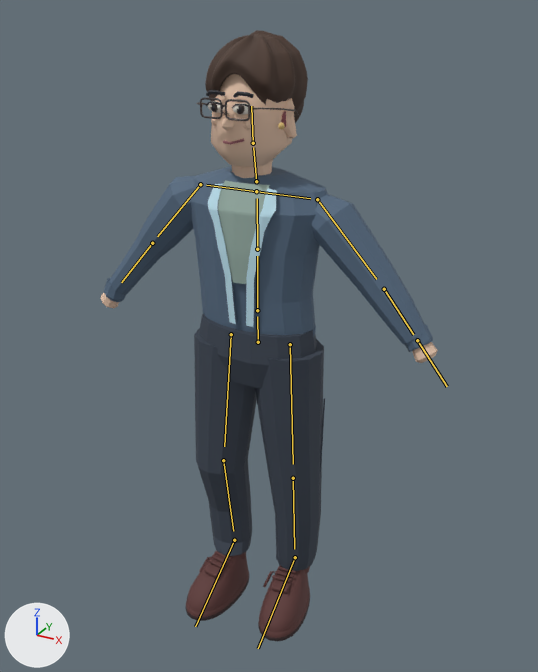
Two versions of the glTF model apps/world/assets/npcs/refresh-72/INKYUNG_NPC_009.glb, one commit apart.
The view is the same before and after, from a 50 mm lens placed at (1.032, -1.802, 1.912), pointed at (0.053, -0.021, 1.021). The lights are fixed; the arrows at lower left show +X, +Y and +Z. The older version comes first. The bones that change, and the others that lie on the model, are drawn over the model as lines.

Objects in the first picture: 'Dark sweater inset', 'NPC_Hair', 'NPC_Hand_L', 'NPC_Hand_R', 'NPC_HeadFace', 'NPC_Shoes', 'NPC_Top_Plain', 'NPC_Trousers', 'Soft cardigan edging', 'Soft cardigan edging.001' and 1 more.
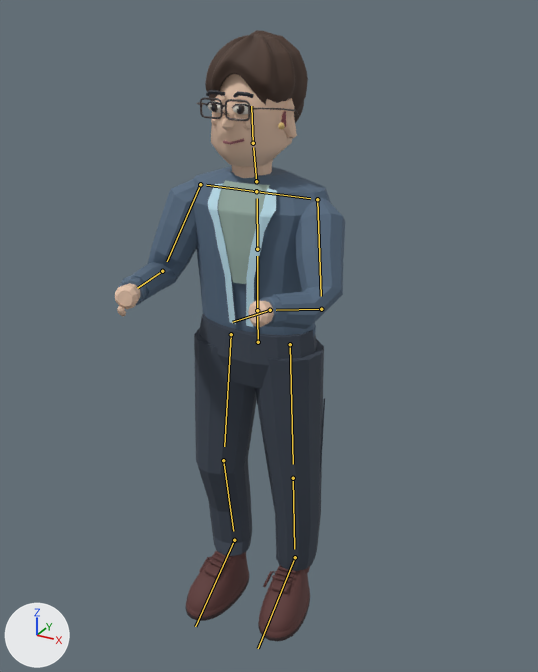
The newer file adds an action. The first version stands in its rest pose; the second is drawn at frame 0 of the action 'Campus_Photo'.

Boxes [x1, y1, x2, y2] around the edits, measured in the pictures (538 x 672 px):
'NPC_Top_Plain', posed
    before: [104, 166, 433, 352]
    after: [119, 166, 345, 336]
'NPC_Hand_R', posed (23% taller)
    before: [412, 342, 438, 363]
    after: [248, 301, 274, 327]
'NPC_Hand_L', posed
    before: [101, 293, 119, 308]
    after: [115, 283, 140, 316]
bone 'UpperArm.L', root to tip
    before: (200, 184) to (157, 236)
    after: (200, 184) to (167, 261)
bone 'Forearm.L', root to tip
    before: (152, 243) to (121, 282)
    after: (162, 271) to (137, 288)
bone 'UpperArm.R', root to tip
    before: (317, 199) to (376, 279)
    after: (317, 199) to (321, 296)
bone 'Forearm.R', root to tip
    before: (384, 289) to (413, 334)
    after: (321, 309) to (276, 310)
bone 'Hand.R', root to tip
    before: (417, 340) to (447, 386)
    after: (270, 310) to (232, 322)

The change in detail:
Bone 'UpperArm.L' (bone_upperarm_l) turns from (0, 0, 0) to (-31, 4, -6) degrees about its own x, y and z.
Bone 'Forearm.L' (bone_forearm_l) turns from (0, 0, 0) to (-68, 19, 24) degrees about its own x, y and z.
Bone 'UpperArm.R' (bone_upperarm_r) turns from (0, 0, 0) to (-37, -9, -1) degrees about its own x, y and z.
Bone 'Forearm.R' (bone_forearm_r) turns from (0, 0, 0) to (-74, -14, -16) degrees about its own x, y and z.
Bone 'Hand.R' (bone_hand_r) turns from (0, 0, 0) to (17, 1, -11) degrees about its own x, y and z.
